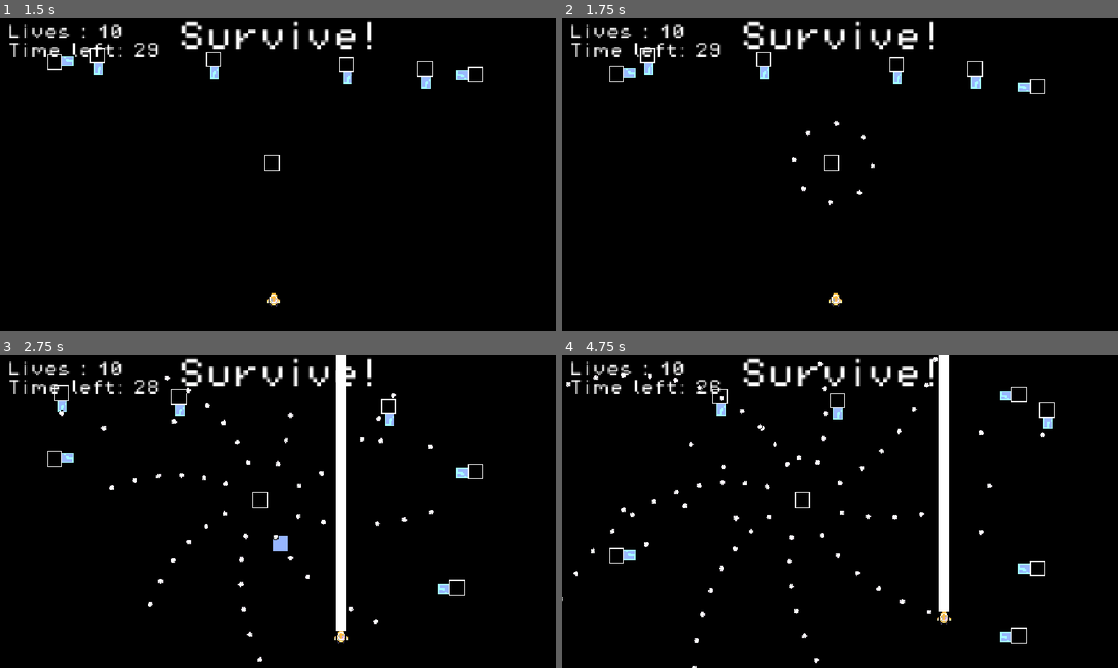
Above: before the commit, frames 1-4 (two rows, left to right).
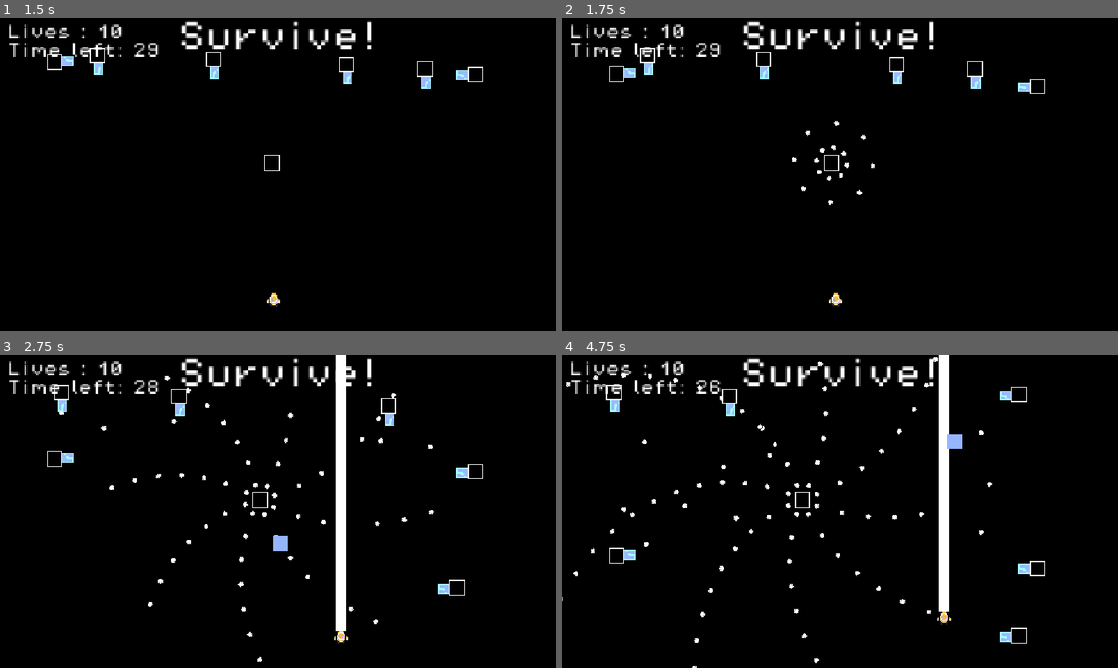
Above: after the commit, the same moments.

Repository: Draftier/Geometric-Invasion-CSS-497
Game: Godot game, scene res://scenes/UI/main_menu.tscn
Same seed, same stepped clock (60 frames per second), same inputs: the game is played once before the commit and once after it.
Inputs:
- Up to frame 1 (1.5 s): click "Singleplayer" at 0.5 s; click "Start game" at 1.25 s
- Up to frame 2 (1.75 s): no input
- Up to frame 3 (2.75 s): hold Right (right) from 2.03 s (still down); tap X (ability) at 2.1 s
- Up to frame 4 (4.75 s): release Right (right) at 2.78 s; hold Down (down) 2.78-3.53 s; tap Z (shoot) at 2.85 s; hold Right (right) 3.53-4.28 s; hold Shift (slow) 3.53-4.28 s; hold Up (up) from 4.28 s (still down); tap X (ability) at 4.35 s

Frame 1 is identical in both runs. In frame 2, less than 0.1% of the frame differs, in the area x 45-52%, y 40-52%; in frame 3, 0.2%; in frame 4, 0.8%, in the area x 7-89%, y 9-52%.

Commit message:
Removed reparenting of bullets and set background z index to all the way back

Diff:
--- a/geometric-invasion/resources/events/test_movement_data.tres
+++ b/geometric-invasion/resources/events/test_movement_data.tres
@@ -8,6 +8,5 @@
 "left": 0.05,
 "right": 0.05
 })
-function = "sin"
 wrap = true
 metadata/_custom_type_script = "uid://thlx0gtur2d4"
--- a/geometric-invasion/scenes/Managers/enemy_spawn_point.tscn
+++ b/geometric-invasion/scenes/Managers/enemy_spawn_point.tscn
@@ -1,6 +1,39 @@
 [gd_scene format=3 uid="uid://cwgbofk3joax"]
 
 [ext_resource type="Script" uid="uid://cpbp4ohcaqwle" path="res://spawn_point.gd" id="1_ebynj"]
+[ext_resource type="Script" uid="uid://bewu02jnvwcgy" path="res://scripts/event/spawn_event_data.gd" id="2_cc8ia"]
+[ext_resource type="Script" uid="uid://c4twyssjo6an2" path="res://scripts/event/spawn.gd" id="3_wm8f7"]
+[ext_resource type="PackedScene" uid="uid://cp837cm6qinkj" path="res://scenes/Enemy/enemy.tscn" id="4_oowrx"]
+[ext_resource type="Script" uid="uid://thlx0gtur2d4" path="res://scripts/enemy/enemy_movement_data.gd" id="5_56ox8"]
+
+[sub_resource type="Resource" id="Resource_0i752"]
+script = ExtResource("5_56ox8")
+movement_dict = Dictionary[String, float]({
+"down": 0.1,
+"left": 0.1,
+"up": 0.1
+})
+leave_screen = true
+metadata/_custom_type_script = "uid://thlx0gtur2d4"
+
+[sub_resource type="Resource" id="Resource_ynoba"]
+script = ExtResource("3_wm8f7")
+enemy = ExtResource("4_oowrx")
+enemy_movement_pattern = SubResource("Resource_0i752")
+number_of_enemies = 5
+metadata/_custom_type_script = "uid://c4twyssjo6an2"
+
+[sub_resource type="Resource" id="Resource_gdvp7"]
+script = ExtResource("2_cc8ia")
+spawner = 1
+time_between_spawns = 2.0
+time_to_occur = 2.0
+spawns = Array[ExtResource("3_wm8f7")]([SubResource("Resource_ynoba")])
+metadata/_custom_type_script = "uid://bewu02jnvwcgy"
 
 [node name="SpawnPoint" type="Node2D" unique_id=1123772553]
+position = Vector2(556, 299)
 script = ExtResource("1_ebynj")
+id = 1
+spawn_interval = 1.0
+event = SubResource("Resource_gdvp7")
--- a/geometric-invasion/scenes/Pools/pool_manager.tscn
+++ b/geometric-invasion/scenes/Pools/pool_manager.tscn
@@ -6,6 +6,7 @@
 [ext_resource type="PackedScene" uid="uid://d02ey725i8t81" path="res://scenes/Enemy/obstacle_bullet_base.tscn" id="4_id1ti"]
 
 [node name="PoolManager" type="Node2D" unique_id=365144408]
+z_index = 1000
 script = ExtResource("1_omxlj")
 
 [node name="PlayerBulletPool" type="Node" parent="." unique_id=314793696]
--- a/geometric-invasion/scenes/game.tscn
+++ b/geometric-invasion/scenes/game.tscn
@@ -89,6 +89,7 @@
 visible = false
 
 [node name="Background" type="TileMapLayer" parent="." unique_id=1758883545]
+z_index = -1000
 tile_map_data = PackedByteArray("AADU//b/AAAAAAAAAADd/+H/AAAAAAAAAADd/+L/AAAAAAAAAADd/+P/AAAAAAAAAADd/+T/AAAAAAAAAADd/+ …(61136 unchanged characters)…
 tile_set = SubResource("TileSet_d8ny1")
 collision_enabled = false
--- a/geometric-invasion/scripts/Pooling/pool.gd
+++ b/geometric-invasion/scripts/Pooling/pool.gd
@@ -1,4 +1,6 @@
 # This class represents a basic object pool that currently only pools objects of the bullet class
+# TODO Track a bullet if it's active and re add that bullet to the pool if reloading or leaving scene
+# This could help with performance by making it so that users don't constantly reinitialize the pool
 extends Node
 class_name ObjectPool
 
@@ -12,10 +14,10 @@
 # Function to add bullets to the object pool
 func add_to_pool(bullet: Bullet) -> void:
 	bullet.reset()
-
+	get_instance_id()
 	# We reparent the bullet to make sure it appears correctly in scene tree
 	# Without this the bullet is visually invisible
-	bullet.set_deferred("reparent", self)
+	# bullet.set_deferred("reparent", self)
 	bullets.append(bullet)
 
 # Function to initialize the pool with max num of objects
@@ -23,6 +25,7 @@
 	# Destroy any past pool to make sure that we don't go past max bullet count
 	destroy_pool()
 	# Loop to initialize the object pool whilst interleaving player and enemy bullets
+	# Check if the array actually changes in size
 	for i in range(0, max_bullet_count):
 		# Start adding bullets to the pool
 			var bullet = bullet.instantiate()
@@ -44,7 +47,7 @@
 	bullet.activate()
 
 	# Send bullet to the game scene
-	bullet.reparent(get_tree().current_scene)
+	# bullet.reparent(get_tree().current_scene)
 
 	return bullet
 
--- a/geometric-invasion/scripts/hurt_and_hit_box/hurtbox.gd
+++ b/geometric-invasion/scripts/hurt_and_hit_box/hurtbox.gd
@@ -31,4 +31,3 @@
 			# If ability comes into contact with enemy then instantly kill enemy
 			if owner is basic_enemy:
 				owner.take_damage(999)
-	pass
--- a/geometric-invasion/scripts/menus/main_menu.gd
+++ b/geometric-invasion/scripts/menus/main_menu.gd
@@ -61,7 +61,6 @@
 func _on_shoot_forward_pressed() -> void:
 	Global.player = load("res://scenes/Player/player_default_shooting_style.tscn")
 
-
 func _on_laser_button_pressed() -> void:
 	Global.ability = load("res://scenes/Ability/ability_laser.tscn")
 
--- a/geometric-invasion/spawn_point.gd
+++ b/geometric-invasion/spawn_point.gd
@@ -10,20 +10,11 @@
 
 # Function to spawn enemies given a spawn event
 func execute_spawn_event(event : Spawn_Event) -> void:
-	# For the number of times we want to spawn this set of enemies
-	#for i in event.number_of_times_to_spawn:
-		## For each enemy
-		#for j in event.enemies:
-			## Spawn them and wait
-			#var obstacle = j.instantiate()
-			#get_parent().add_child.call_deferred(obstacle)
-			#var timer = get_tree().create_timer(event.time_between_spawns)
-			#await timer.timeout
-
 	for i in event.spawns:
 		for j in i.number_of_enemies:
 			var enemy = i.enemy.instantiate()
 			enemy.movement_events = i.enemy_movement_pattern
+			print(i.enemy_movement_pattern.movement_dict)
 			enemy.global_position = global_position
 			enemy.rotation_degrees = i.rotation
 			get_parent().add_child.call_deferred(enemy)
